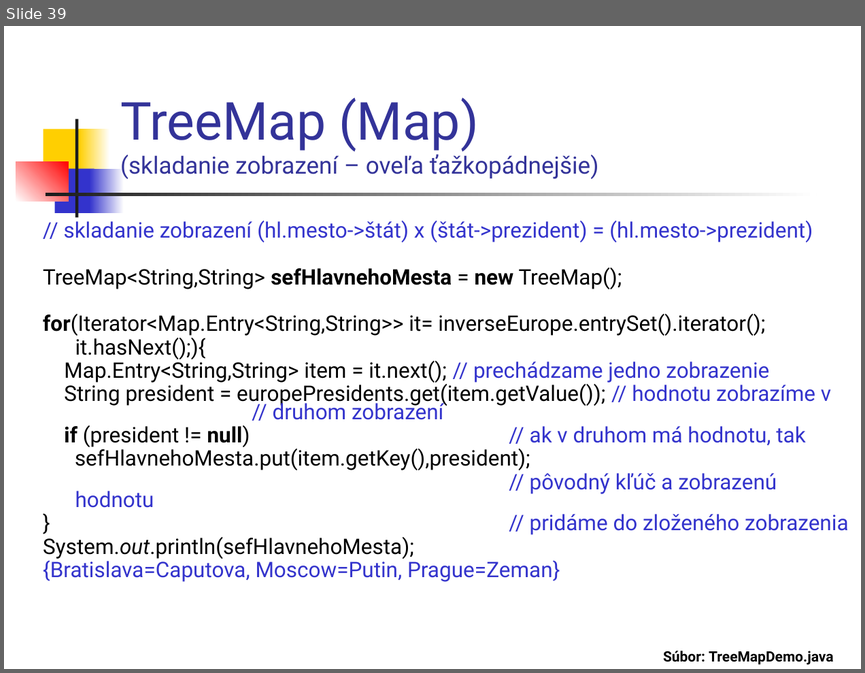
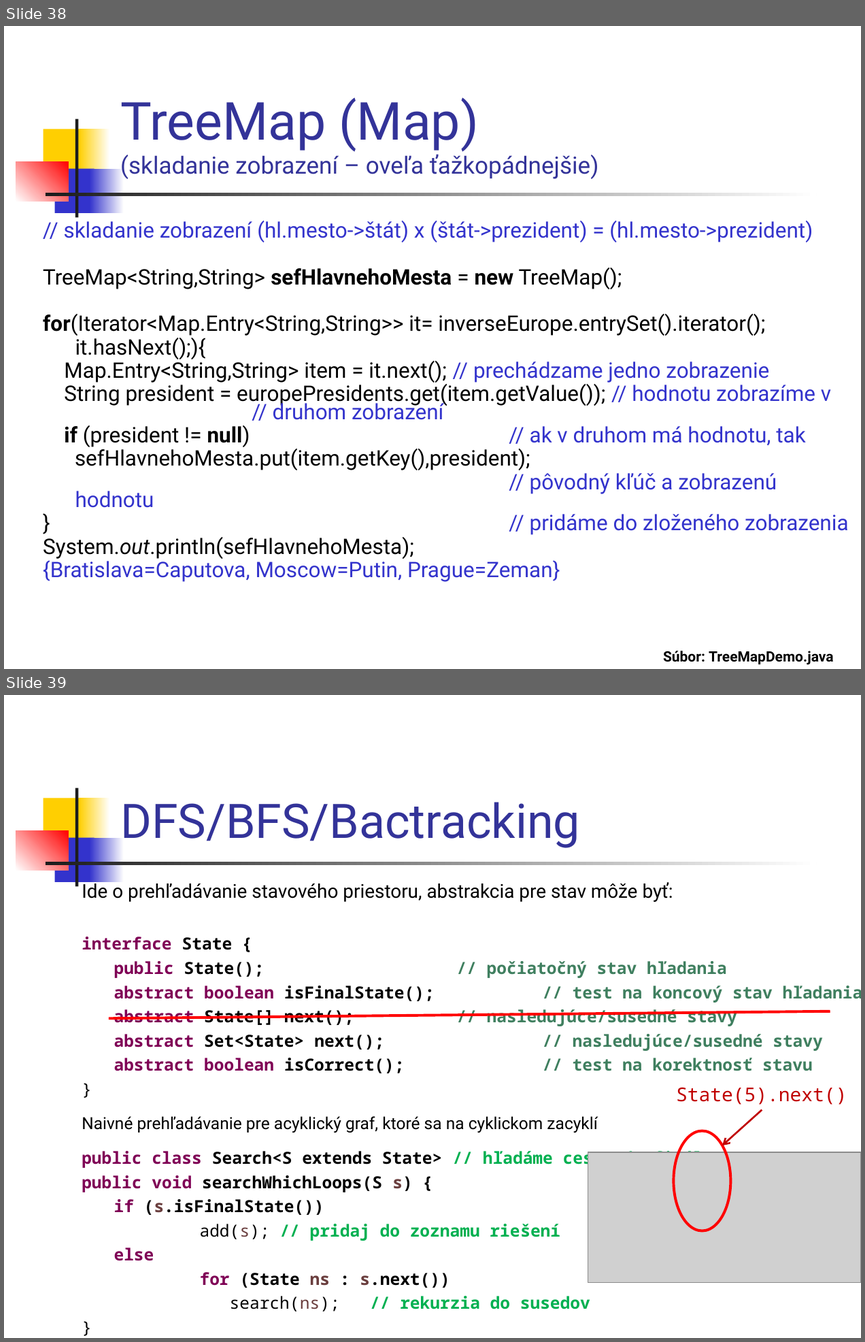
Before and after one commit to Programovanie4/Prednasky, a slide deck: 06/06_java.ppt. Shown one above the other, each under a label of ours: slide 39 before the commit, slides 38 and 39 after it. The pictures are 865x673 and 865x1342 pixels, drawn with LibreOffice and Linux fonts; fonts in the diff are those of the drawing; grey boxes stand for pictures. Boxes give left, top, right and bottom in pixels: in the first picture for what was removed or moved away, otherwise in the second. Text is boxed around its words. In the diff, an @@ line names an element or a change of style, - is before the commit and + after.

```diff
--- a/06/06_java.ppt
+++ b/06/06_java.ppt
@@ slide 39 added at (x1=4, y1=695, x2=861, y2=1338), background #FFFFFF; not listed: 7 template elements that a slide beside it also shows @@
@@ title added at (x1=120, y1=802, x2=580, y2=848), 40 pt, text #333399 @@
+DFS/BFS/Bactracking
@@ text added at (x1=82, y1=880, x2=861, y2=1311), 14 pt, text #000000, bold @@
+Ide o prehľadávanie stavového priestoru, abstrakcia pre stav môže byť:
+interface State {
+public State(); // počiatočný stav hľadania
+abstract boolean isFinalState(); // test na koncový stav hľadania
+abstract State[] next(); // nasledujúce/susedné stavy
+abstract Set<State> next(); // nasledujúce/susedné stavy
+abstract boolean isCorrect(); // test na korektnosť stavu
+}
+Naivné prehľadávanie pre acyklický graf, ktoré sa na cyklickom zacyklí
+public class Search<S extends State> // hľadáme cestu do finálneho stavu
+public void searchWhichLoops(S s) {
+if (s.isFinalState())
+add(s); // pridaj do zoznamu riešení
+else
+for (State ns : s.next())
+search(ns); // rekurzia do susedov
+}
@@ line added from (109, 1018) to (830, 1011), #FF0000 2.24 pt @@
@@ text added at (x1=676, y1=1087, x2=847, y2=1104), 16 pt, text #C00000 @@
+State(5).next()
@@ arrow added from (762, 1110) to (722, 1145), #C00000 1.5 pt @@
@@ ellipse added at (x1=673, y1=1130, x2=730, y2=1231), outline #FF0000 2.24 pt @@
@@ picture added at (x1=587, y1=1152, x2=861, y2=1282) @@
@@ what was slide 39 is now slide 38 @@
```
Also in this commit, not shown: 10 slides changed, 3 other slides added, 2 slides removed, 3 other files.
